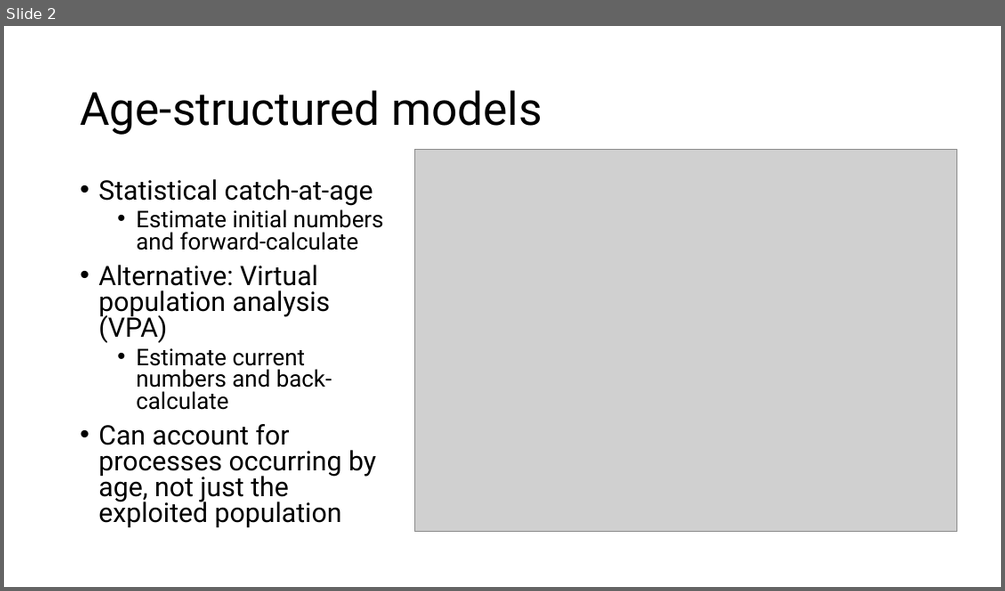
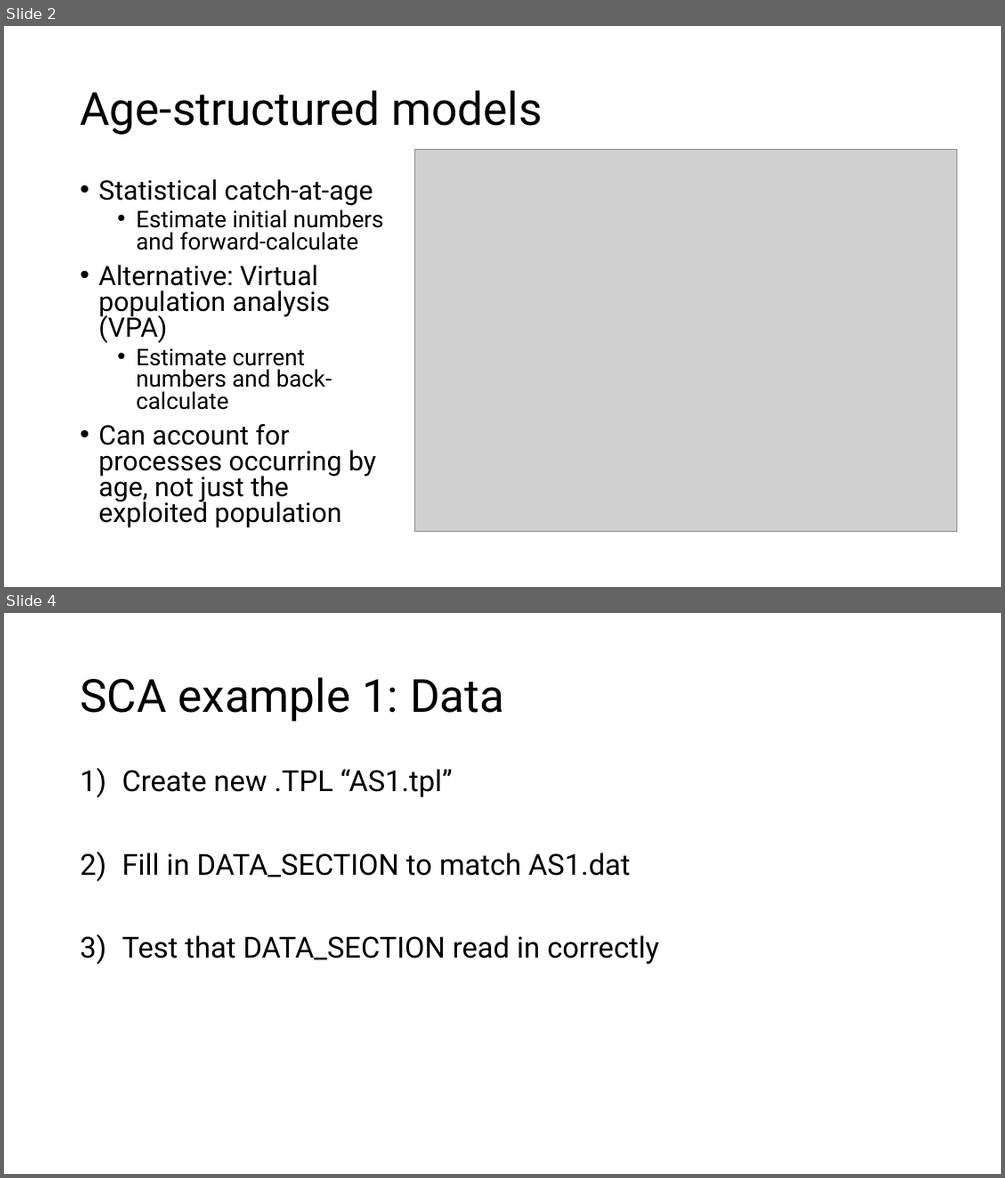
Before and after one commit to merrillrudd/ADMB_course, a slide deck: Day2/2b_Age-structured/Age-structured models.pptx. Shown one above the other, each under a label of ours: slide 2 before the commit, slides 2 and 4 after it; the slides between them are not shown. The pictures are 1005x591 and 1005x1178 pixels, drawn with LibreOffice and Linux fonts; fonts in the diff are those of the drawing; grey boxes stand for pictures. Boxes give left, top, right and bottom in pixels: in the first picture for what was removed or moved away, otherwise in the second. Text is boxed around its words. In the diff, an @@ line names an element or a change of style, - is before the commit and + after.

```diff
--- a/Day2/2b_Age-structured/Age-structured models.pptx
+++ b/Day2/2b_Age-structured/Age-structured models.pptx
@@ slide 4 added at [4, 613, 1001, 1174], background #FFFFFF @@
@@ title added at [80, 677, 504, 722], 44 pt, text #000000 @@
+SCA example 1: Data
@@ text added at [122, 769, 659, 964], 28 pt, text #000000 @@
+1) Create new .TPL “AS1.tpl”
+2) Fill in DATA_SECTION to match AS1.dat
+3) Test that DATA_SECTION read in correctly
```
Also in this commit, not shown: 3 slides changed, 3 other slides added, 4 slides removed, 20 other files.
